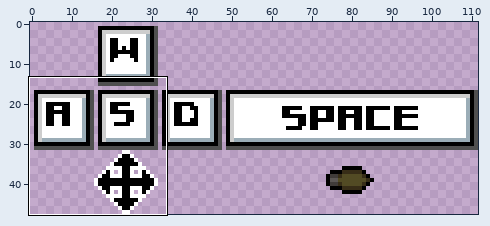
File history of a pixel-art file, resources/images/UI/Controls.aseprite. Above, an overview of the earlier version with the close-up marked.
Close-up. The starting point:
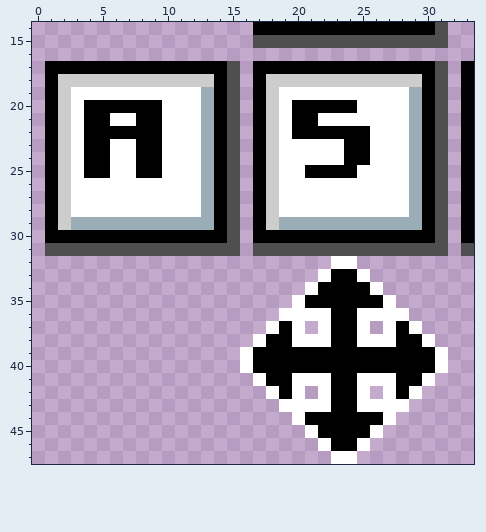
112x48 pixels, 1 frame. Shown: x 0..33, y 14..47.
New version:
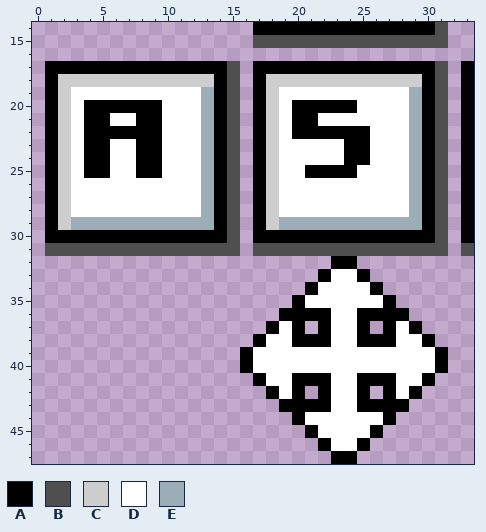
Palette (. is transparent): A #000000  B #4f4f4f  C #cdcdcd  D #ffffff  E #9badb7
The exact change:
{"where": "layer \"Icons\""}
{"y":32,"x":23,"old":"DD","new":"AA"}
{"y":33,"x":22,"old":"DAAD","new":"ADDA"}
{"y":34,"x":21,"old":"DAAAAD","new":"ADDDDA"}
{"y":35,"x":20,"old":"DAAAAAAD","new":"ADDDDDDA"}
{"y":36,"x":19,"old":"DDDDAADDDD","new":"AAAADDAAAA"}
{"y":37,"x":18,"old":"DAD","new":"ADA"}
{"y":37,"x":22,"old":"DAAD","new":"ADDA"}
{"y":37,"x":27,"old":"DAD","new":"ADA"}
{"y":38,"x":17,"old":"DAADDDAADDDAAD","new":"ADDAAADDAAADDA"}
{"y":39,"x":16,"old":"DAAAAAAAAAAAAAAD","new":"ADDDDDDDDDDDDDDA"}
{"y":40,"x":16,"old":"DAAAAAAAAAAAAAAD","new":"ADDDDDDDDDDDDDDA"}
{"y":41,"x":17,"old":"DAADDDAADDDAAD","new":"ADDAAADDAAADDA"}
{"y":42,"x":18,"old":"DAD","new":"ADA"}
{"y":42,"x":22,"old":"DAAD","new":"ADDA"}
{"y":42,"x":27,"old":"DAD","new":"ADA"}
{"y":43,"x":19,"old":"DDDDAADDDD","new":"AAAADDAAAA"}
{"y":44,"x":20,"old":"DAAAAAAD","new":"ADDDDDDA"}
{"y":45,"x":21,"old":"DAAAAD","new":"ADDDDA"}
{"y":46,"x":22,"old":"DAAD","new":"ADDA"}
{"y":47,"x":23,"old":"DD","new":"AA"}
{"label":"changed","picture_box":[240,256,448,464]}
